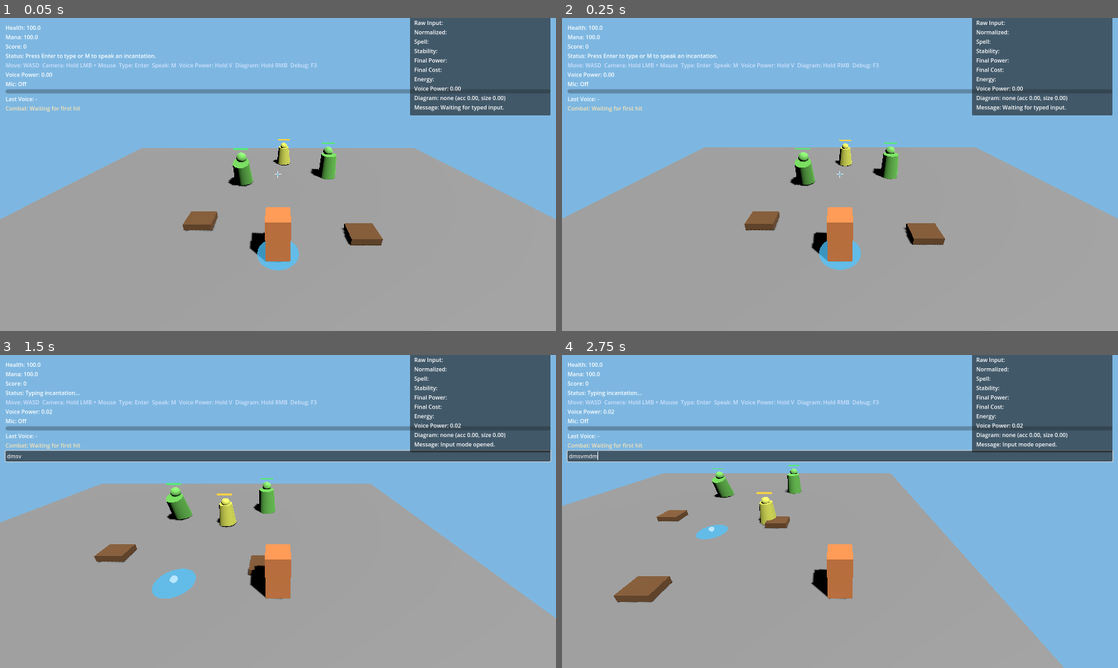
Above: before the commit, frames 1-4 (two rows, left to right).
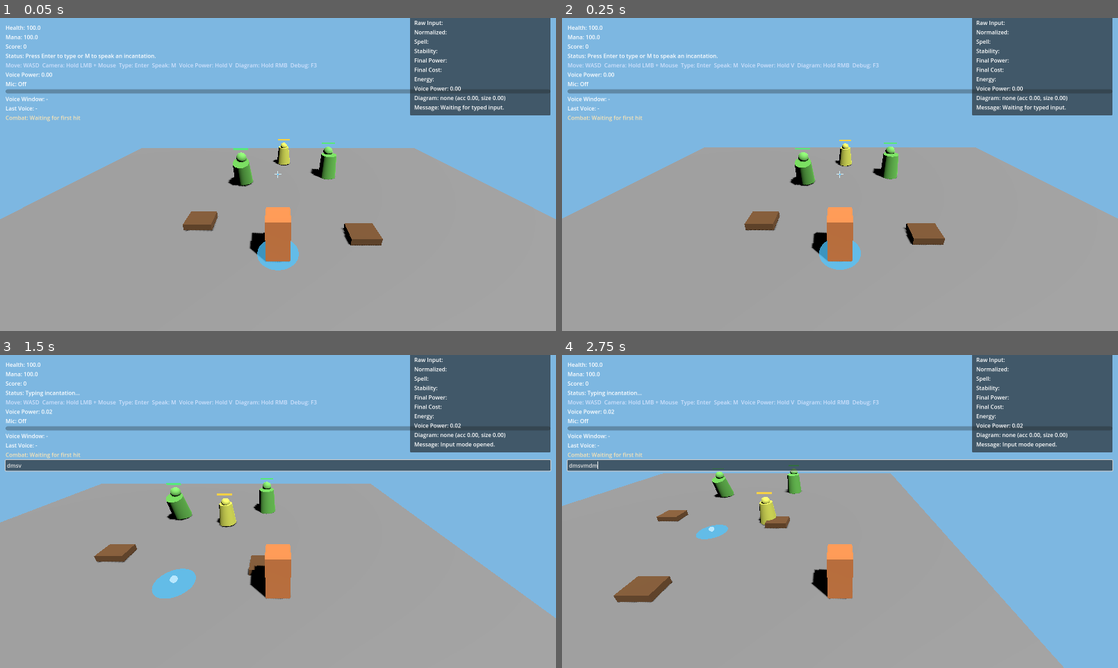
Above: after the commit, the same moments.

Repository: sh4d0w28/the-magic-engine
Game: Godot game, scene res://scenes/Main.tscn
Same seed, same stepped clock (60 frames per second), same inputs: the game is played once before the commit and once after it.
Inputs (mouse positions are in pixels of both pictures, inside the frame that each line leads up to):
- Up to frame 1 (0.05 s): no input
- Up to frame 2 (0.25 s): no input
- Up to frame 3 (1.5 s): tap Enter at 0.5 s; move the mouse to (400, 495) at 0.52 s; hold D (move_right) 0.53-1.28 s; hold M (voice_incantation) 0.53-1.28 s; click (400, 495) at 0.67 s; move the mouse to (166, 527) at 1.27 s; hold S (move_back) from 1.28 s (still down); tap V (voice_charge) at 1.35 s
- Up to frame 4 (2.75 s): tap M (voice_incantation) at 1.55 s; move the mouse to (895, 442) at 2.02 s; release S (move_back) at 2.03 s; hold D (move_right) from 2.03 s (still down); hold M (voice_incantation) from 2.03 s (still down)

The runs differ from the first frame. In frame 1, 0.3% of the frame differs, in the area x 1-15%, y 25-34%; in frame 2, 0.3%; in frame 3, 6.6%, in the area x 0-100%, y 25-38%; in frame 4, 6.6%.

Commit message:
feat: show voice listen window and rearm feedback

Diff:
--- a/scenes/ui/HUD.tscn
+++ b/scenes/ui/HUD.tscn
@@ -62,6 +62,10 @@
 value = 0.0
 show_percentage = false
 
+[node name="VoiceWindowLabel" type="Label" parent="MarginContainer/VBoxContainer"]
+layout_mode = 2
+text = "Voice Window: -"
+
 [node name="LastVoiceLabel" type="Label" parent="MarginContainer/VBoxContainer"]
 layout_mode = 2
 text = "Last Voice: -"
--- a/scripts/input/InputController.gd
+++ b/scripts/input/InputController.gd
@@ -16,9 +16,11 @@
 	_voice_incantation_recognizer.listening_started.connect(_on_voice_listening_started)
 	_voice_incantation_recognizer.listening_stopped.connect(_on_voice_listening_stopped)
 	_voice_incantation_recognizer.mic_level_changed.connect(_on_voice_mic_level_changed)
+	_voice_incantation_recognizer.listen_time_changed.connect(_on_voice_listen_time_changed)
 	_voice_incantation_recognizer.transcript_updated.connect(_on_voice_transcript_updated)
 	_voice_incantation_recognizer.recognition_completed.connect(_on_voice_recognition_completed)
 	_voice_incantation_recognizer.recognition_failed.connect(_on_voice_recognition_failed)
+	_voice_incantation_recognizer.listen_timeout.connect(_on_voice_listen_timeout)
 	_diagram_recognizer.diagram_changed.connect(_on_diagram_changed)
 	get_tree().set_meta("show_debug_hitboxes", false)
 	call_deferred("_initialize_ui_state")
@@ -30,6 +32,7 @@
 	_hud.set_mic_mode_enabled(false)
 	_hud.set_mic_listening(false)
 	_hud.set_mic_level(0.0)
+	_hud.set_voice_listen_window(0.0)
 	_on_voice_power_changed(_voice_power_tracker.get_voice_power())
 	_on_diagram_changed(_diagram_recognizer.get_diagram_result())
 
@@ -97,10 +100,15 @@
 func _on_voice_listening_stopped() -> void:
 	_hud.set_mic_listening(false)
 	_hud.set_mic_level(0.0)
+	_hud.set_voice_listen_window(0.0)
 
 
 func _on_voice_mic_level_changed(level: float) -> void:
 	_hud.set_mic_level(level)
+
+
+func _on_voice_listen_time_changed(seconds_remaining: float) -> void:
+	_hud.set_voice_listen_window(seconds_remaining)
 
 
 func _on_voice_transcript_updated(raw_text: String, normalized_input: String) -> void:
@@ -118,6 +126,15 @@
 	_hud.set_status("Voice recognition failed.")
 	_debug_panel.set_message(message)
 	_queue_voice_rearm_if_needed()
+
+
+func _on_voice_listen_timeout() -> void:
+	if _voice_mode_enabled:
+		_hud.set_status("Voice listen timed out. Rearming...")
+		_debug_panel.set_message("Voice listen timed out. Rearming.")
+	else:
+		_hud.set_status("Voice listen timed out.")
+		_debug_panel.set_message("Voice listen timed out.")
 
 
 func _submit_incantation(raw_input: String, normalized_input: String, input_type: String, debug_message: String) -> void:
@@ -156,6 +173,7 @@
 	_hud.set_mic_mode_enabled(is_enabled)
 	if not is_enabled:
 		_hud.set_mic_level(0.0)
+		_hud.set_voice_listen_window(0.0)
 
 
 func _queue_voice_rearm_if_needed() -> void:
--- a/scripts/input/VoiceIncantationRecognizer.gd
+++ b/scripts/input/VoiceIncantationRecognizer.gd
@@ -3,9 +3,11 @@
 signal listening_started
 signal listening_stopped
 signal mic_level_changed(level: float)
+signal listen_time_changed(seconds_remaining: float)
 signal transcript_updated(raw_text: String, normalized_input: String)
 signal recognition_completed(result: Dictionary)
 signal recognition_failed(message: String)
+signal listen_timeout
 
 @export var timeout_seconds: int = 5
 @export var minimum_confidence: float = 0.55
@@ -17,14 +19,17 @@
 var _testing_mode := false
 var _mic_player: AudioStreamPlayer
 var _capture_effect: AudioEffectCapture
+var _listen_elapsed_seconds := 0.0
 
 
 func _ready() -> void:
 	_setup_mic_monitor()
 
 
-func _process(_delta: float) -> void:
+func _process(delta: float) -> void:
 	if _is_listening and not _testing_mode:
+		_listen_elapsed_seconds += delta
+		listen_time_changed.emit(maxf(float(timeout_seconds) - _listen_elapsed_seconds, 0.0))
 		mic_level_changed.emit(_consume_mic_level())
 	if _worker_thread != null and _is_listening and not _worker_thread.is_alive():
 		var result: Dictionary = _worker_thread.wait_to_finish()
@@ -43,7 +48,9 @@
 		return false
 
 	_is_listening = true
+	_listen_elapsed_seconds = 0.0
 	_start_mic_monitor()
+	listen_time_changed.emit(float(timeout_seconds))
 	listening_started.emit()
 	if _testing_mode:
 		return true
@@ -68,6 +75,7 @@
 
 func simulate_recognition(raw_input: String, normalized_input: String, confidence: float = 1.0) -> void:
 	_is_listening = false
+	_listen_elapsed_seconds = 0.0
 	_stop_mic_monitor()
 	_emit_result({
 		"success": true,
@@ -81,6 +89,7 @@
 
 func simulate_failure(message: String) -> void:
 	_is_listening = false
+	_listen_elapsed_seconds = 0.0
 	_stop_mic_monitor()
 	_emit_result({
 		"success": false,
@@ -139,8 +148,11 @@
 
 func _emit_result(result: Dictionary) -> void:
 	if not bool(result.get("success", false)):
+		if str(result.get("status", "")) == "timeout":
+			listen_timeout.emit()
 		listening_stopped.emit()
 		mic_level_changed.emit(0.0)
+		listen_time_changed.emit(0.0)
 		recognition_failed.emit(str(result.get("error", "Voice recognition failed.")))
 		return
 
@@ -148,6 +160,7 @@
 	if confidence < minimum_confidence:
 		listening_stopped.emit()
 		mic_level_changed.emit(0.0)
+		listen_time_changed.emit(0.0)
 		recognition_failed.emit("Voice confidence too low (%.2f)." % confidence)
 		return
 
@@ -157,6 +170,7 @@
 	)
 	listening_stopped.emit()
 	mic_level_changed.emit(0.0)
+	listen_time_changed.emit(0.0)
 	recognition_completed.emit(result)
 
 
--- a/scripts/tests/AcceptanceRunner.gd
+++ b/scripts/tests/AcceptanceRunner.gd
@@ -99,6 +99,9 @@
 		or hud.get_node("MarginContainer/VBoxContainer/MicStatusLabel").text.contains("Armed"),
 		"Voice mode arm starts listening"
 	)
+	voice_incantation_recognizer.listen_time_changed.emit(4.2)
+	await process_frame
+	_assert(hud.get_node("MarginContainer/VBoxContainer/VoiceWindowLabel").text.contains("4.2"), "HUD shows voice listen window")
 	voice_incantation_recognizer.listening_stopped.emit()
 	await process_frame
 	voice_incantation_recognizer.recognition_completed.emit({
@@ -140,6 +143,15 @@
 	voice_incantation_recognizer.listening_stopped.emit()
 	await process_frame
 	_assert(hud.get_node("MarginContainer/VBoxContainer/MicStatusLabel").text.contains("Off"), "HUD shows mic off when disarmed")
+
+	input_controller._toggle_voice_mode()
+	await process_frame
+	voice_incantation_recognizer.simulate_failure("Timed out waiting for microphone input.")
+	await process_frame
+	await process_frame
+	_assert(hud.get_node("MarginContainer/VBoxContainer/StatusLabel").text.contains("Rearming") or hud.get_node("MarginContainer/VBoxContainer/MicStatusLabel").text.contains("Listening"), "Voice timeout shows rearm feedback")
+	input_controller._toggle_voice_mode()
+	await process_frame
 
 	# Milestone 4 and 5
 	energy_system.mana = 100.0
--- a/scripts/ui/HUD.gd
+++ b/scripts/ui/HUD.gd
@@ -10,6 +10,7 @@
 @onready var _voice_power_label: Label = $MarginContainer/VBoxContainer/VoicePowerLabel
 @onready var _mic_status_label: Label = $MarginContainer/VBoxContainer/MicStatusLabel
 @onready var _mic_level_bar: ProgressBar = $MarginContainer/VBoxContainer/MicLevelBar
+@onready var _voice_window_label: Label = $MarginContainer/VBoxContainer/VoiceWindowLabel
 @onready var _last_voice_label: Label = $MarginContainer/VBoxContainer/LastVoiceLabel
 @onready var _combat_feed_label: Label = $MarginContainer/VBoxContainer/CombatFeedLabel
 @onready var _input_line: LineEdit = $MarginContainer/VBoxContainer/InputLine
@@ -60,6 +61,13 @@
 
 func set_mic_level(level: float) -> void:
 	_mic_level_bar.value = clampf(level, 0.0, 1.0)
+
+
+func set_voice_listen_window(seconds_remaining: float) -> void:
+	if seconds_remaining <= 0.0:
+		_voice_window_label.text = "Voice Window: -"
+		return
+	_voice_window_label.text = "Voice Window: %.1fs" % seconds_remaining
 
 
 func set_last_voice_text(raw_text: String, normalized_input: String) -> void:
